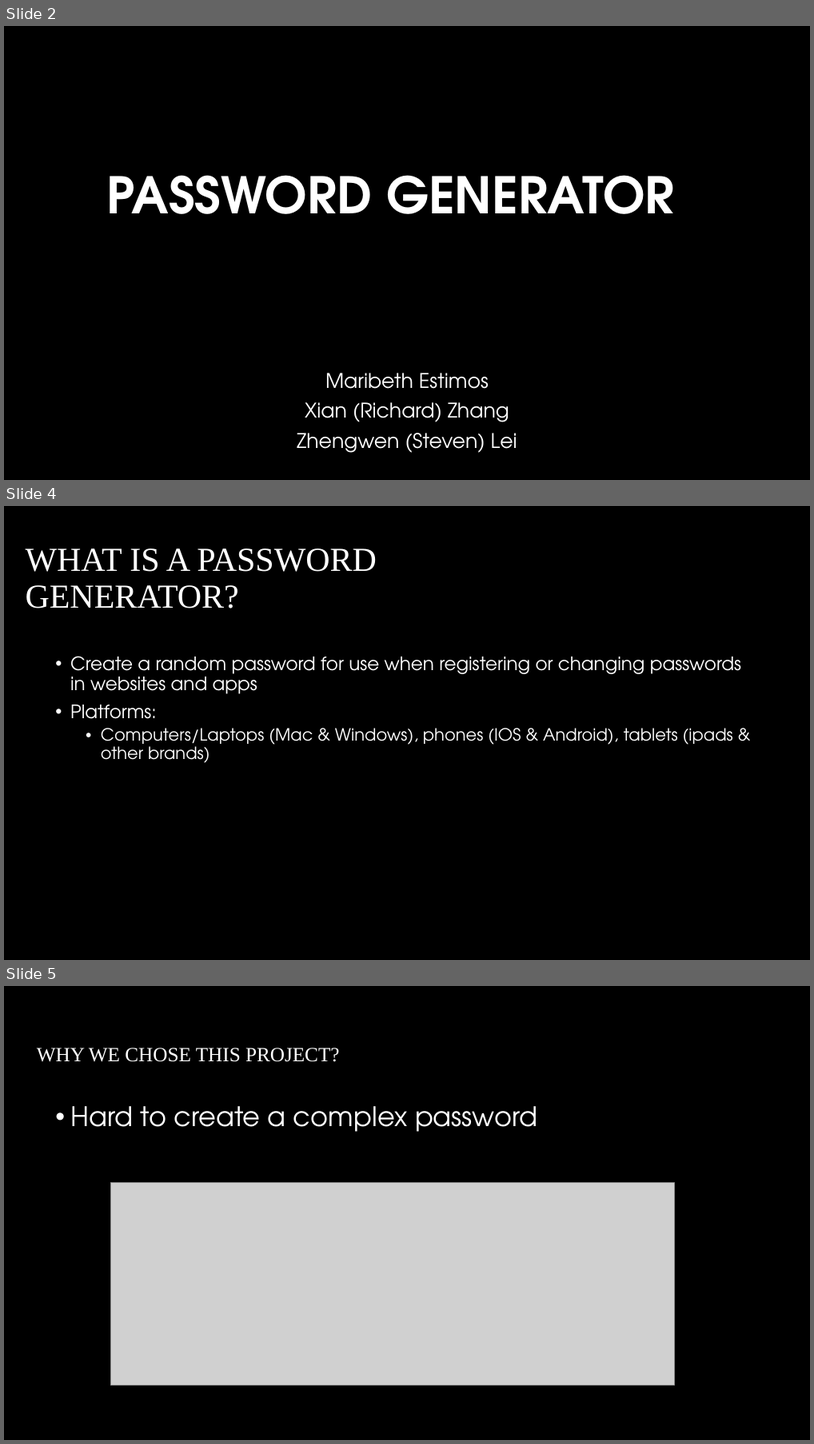
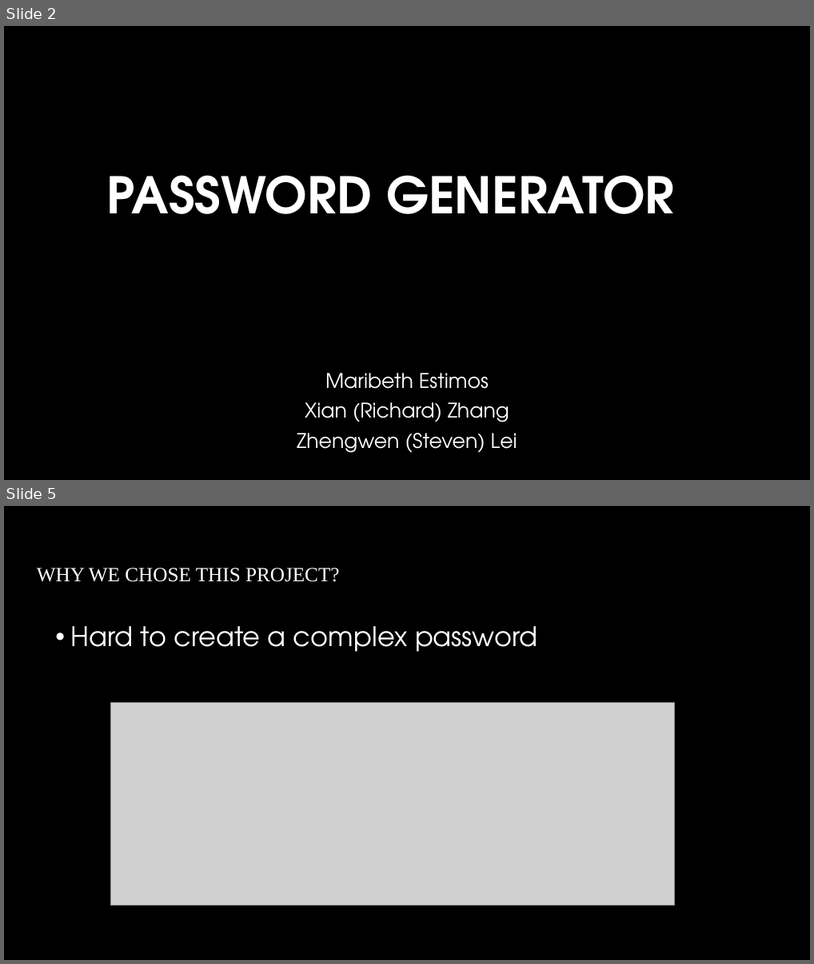
Before and after one commit to Steven-lei/Password-Generator, a slide deck: document/Presentation Password Generator.pptx. Shown one above the other, each under a label of ours: slides 2, 4 and 5 before the commit, slides 2 and 5 after it; the slides between them are not shown. The pictures are 814x1444 and 814x964 pixels, drawn with LibreOffice and Linux fonts; fonts in the diff are those of the drawing; grey boxes stand for pictures; background and template pictures are left out. Boxes give left, top, right and bottom in pixels: in the first picture for what was removed or moved away, otherwise in the second. Text is boxed around its words. In the diff, an @@ line names an element or a change of style, - is before the commit and + after.

```diff
--- a/document/Presentation Password Generator.pptx
+++ b/document/Presentation Password Generator.pptx
@@ slide 4 removed at box(4, 506, 810, 960), background #000000 @@
@@ title removed at box(26, 548, 377, 608) @@
-WHAT IS A PASSWORD GENERATOR?
@@ text removed at box(70, 656, 742, 763) @@
-• Create a random password for use when registering or changing passwords in websites and apps
-• Platforms:
-  • Computers/Laptops (Mac & Windows), phones (IOS & Android), tablets (ipads & other brands)
```
Also in this commit, not shown: 3 slides changed, 3 slides added, 1 other slide removed.
